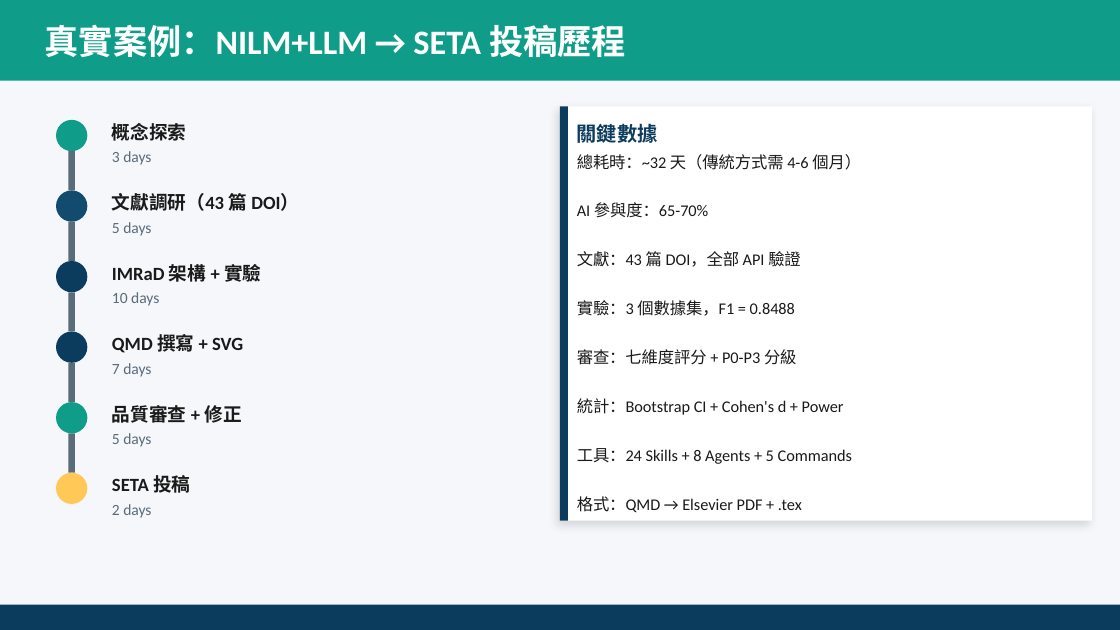
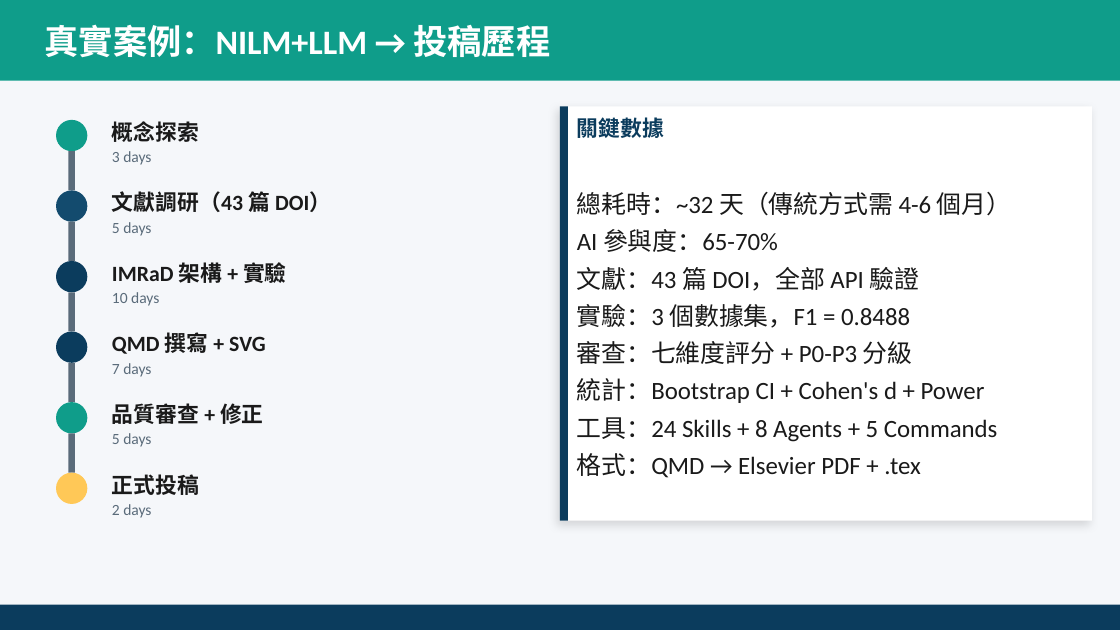
Before and after one commit to ai-cooperation/paperlab, a slide deck: slide 23 of dist/AI_Research_Workshop_Course_Intro.pptx (slide 16 before the commit). Drawn at 1120x630 pixels with LibreOffice and Linux fonts; fonts in the diff are those of the drawing. Boxes give left, top, right and bottom in pixels: in the first picture for what was removed or moved away, otherwise in the second. Text is boxed around its words. In the diff, an @@ line names an element or a change of style, - is before the commit and + after.

```diff
--- a/dist/AI_Research_Workshop_Course_Intro.pptx
+++ b/dist/AI_Research_Workshop_Course_Intro.pptx
@@ text at <box>45,24,551,58</box>: text changed @@
-真實案例：NILM+LLM → SETA 投稿歷程
+真實案例：NILM+LLM → 投稿歷程
@@ text "關鍵數據" at <box>577,115,664,143</box>: size 13 to 14 pt @@
@@ text "總耗時：~32 天（傳統方式需 4-6 個月）" at <box>577,192,1012,478</box>: size 10.5 to 16 pt @@
@@ size 12 to 14 pt in 5 elements at <box>112,121,199,142</box>, <box>112,189,331,217</box>, <box>112,259,287,287</box>, <box>112,332,266,354</box>, <box>112,403,264,424</box> @@
@@ text at <box>112,474,199,495</box>: text changed; size 12 to 14 pt @@
-SETA 投稿
+正式投稿
```
Also in this commit, not shown: 15 other slides changed, 7 slides added, 15 other files.
